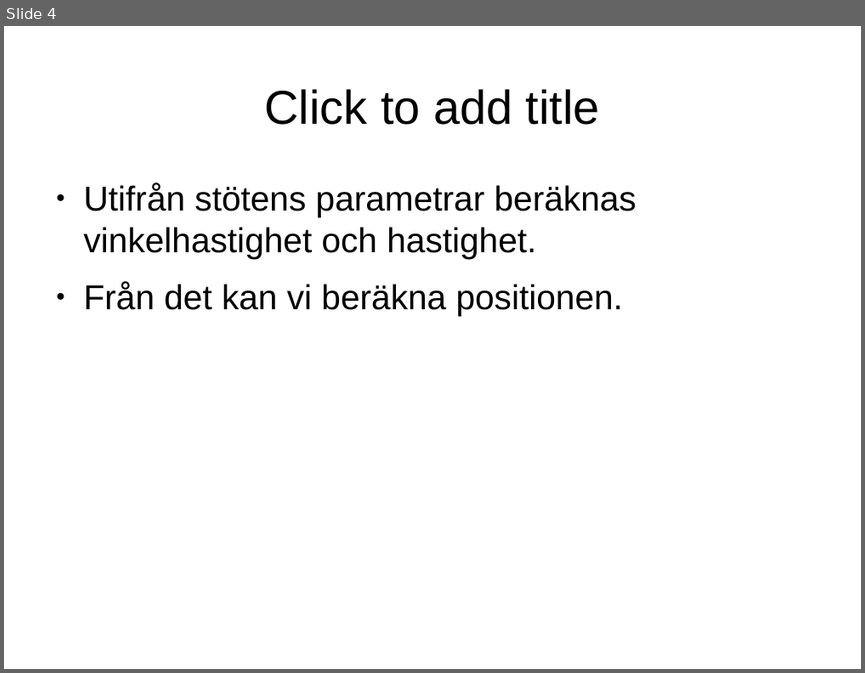
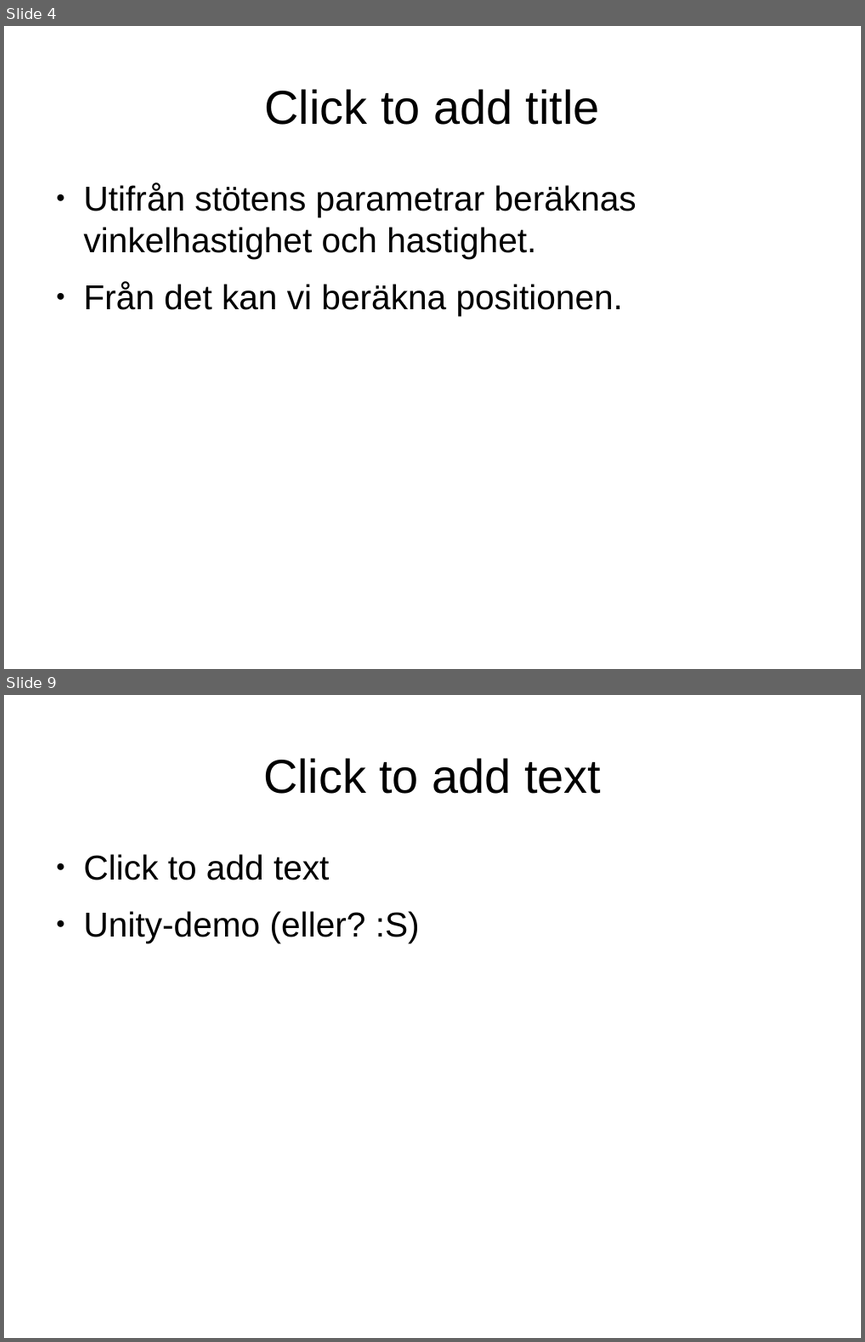
Before and after one commit to zsebastian/physics-assignment, a slide deck: presentation.odp. Shown one above the other, each under a label of ours: slide 4 before the commit, slides 4 and 9 after it; the slides between them are not shown. The pictures are 865x673 and 865x1342 pixels, drawn with LibreOffice and Linux fonts; fonts in the diff are those of the drawing. Boxes give left, top, right and bottom in pixels: in the first picture for what was removed or moved away, otherwise in the second. Text is boxed around its words. In the diff, an @@ line names an element or a change of style, - is before the commit and + after.

```diff
--- a/presentation.odp
+++ b/presentation.odp
@@ slide 9 added at (x1=4, y1=695, x2=861, y2=1338), background #FFFFFF @@
@@ title added at (x1=263, y1=758, x2=601, y2=794), 44 pt, text #000000 @@
+Click to add text
@@ text added at (x1=84, y1=854, x2=420, y2=943), 32 pt, text #000000 @@
+● Click to add text
+● Unity-demo (eller? :S)
```
Also in this commit, not shown: 4 other slides added, 23 other files.
